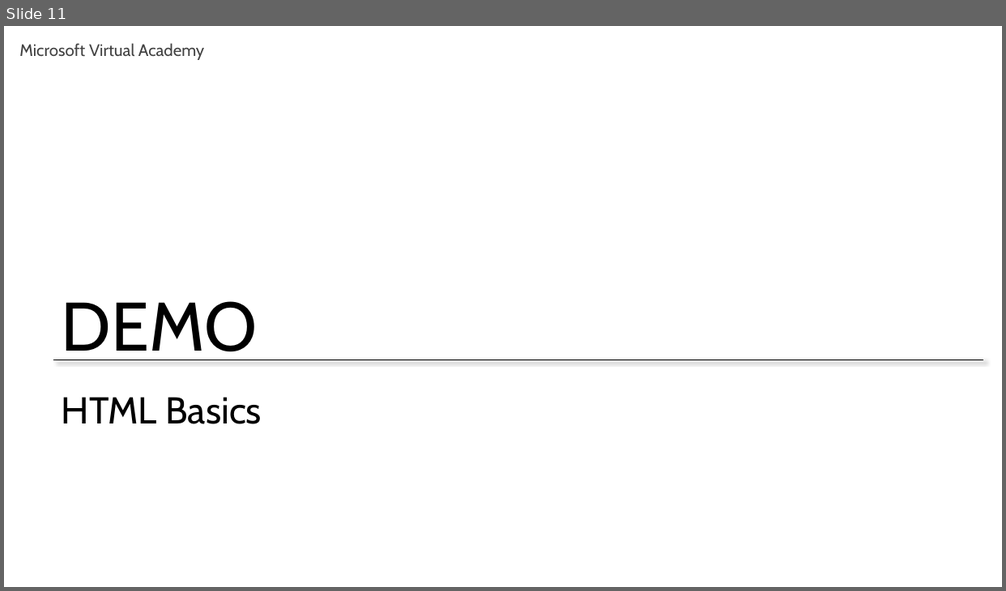
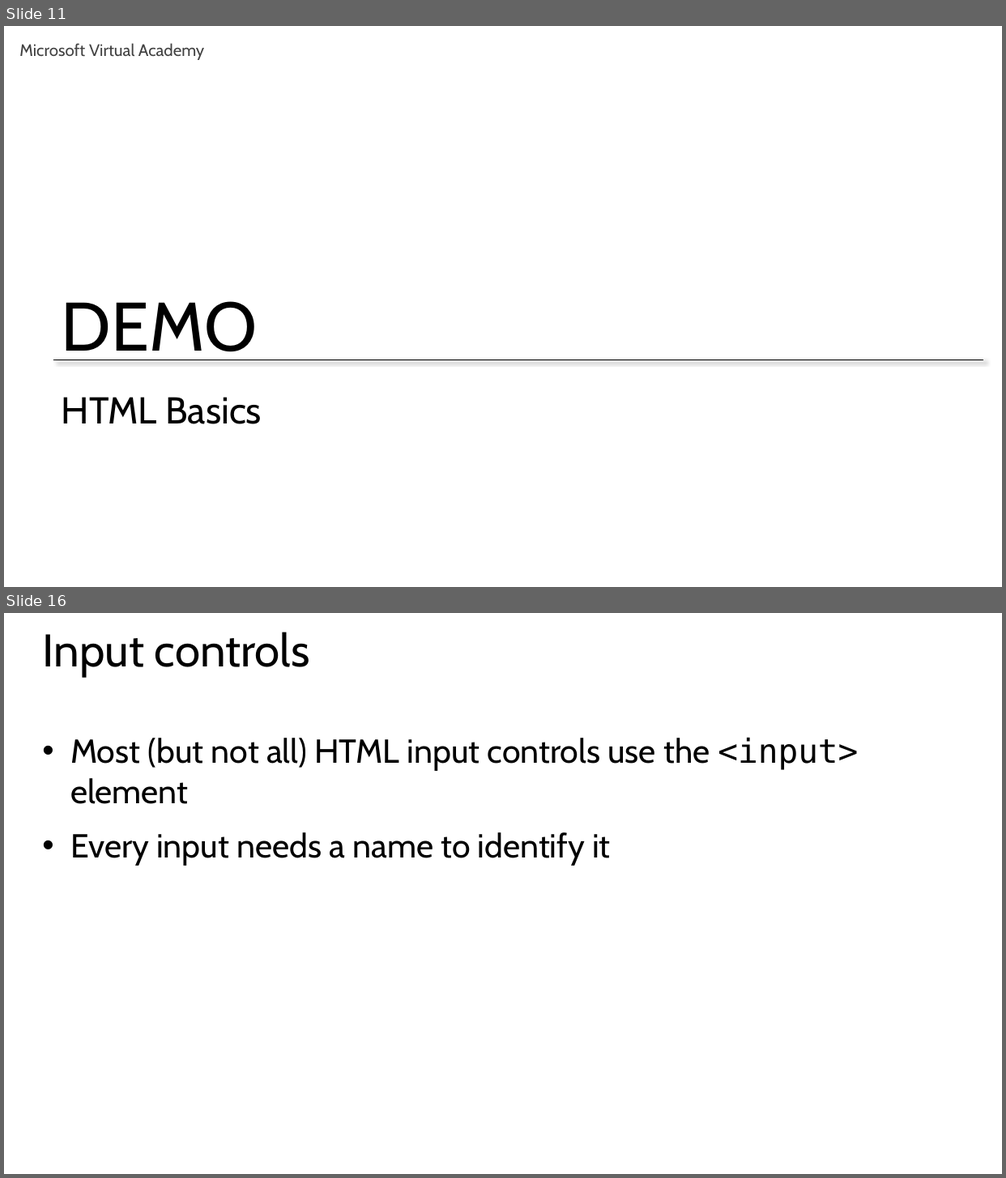
Before and after one commit to GeekTrainer/Flask, a slide deck: Slides/Module 3 - Creating an interface.pptx. Shown one above the other, each under a label of ours: slide 11 before the commit, slides 11 and 16 after it; the slides between them are not shown. The pictures are 1006x591 and 1006x1178 pixels, drawn with LibreOffice and Linux fonts; fonts in the diff are those of the drawing. Boxes give left, top, right and bottom in pixels: in the first picture for what was removed or moved away, otherwise in the second. Text is boxed around its words. In the diff, an @@ line names an element or a change of style, - is before the commit and + after.

```diff
--- a/Slides/Module 3 - Creating an interface.pptx
+++ b/Slides/Module 3 - Creating an interface.pptx
@@ slide 16 added at [4, 613, 1002, 1174], background #FFFFFF @@
@@ title added at [43, 632, 310, 677], 44 pt, text #000000 @@
+Input controls
@@ text added at [70, 737, 858, 866], 32 pt, text #000000 @@
+• Most (but not all) HTML input controls use the <input> element
+• Every input needs a name to identify it
```
Also in this commit, not shown: 1 slide changed, 19 other slides added.
